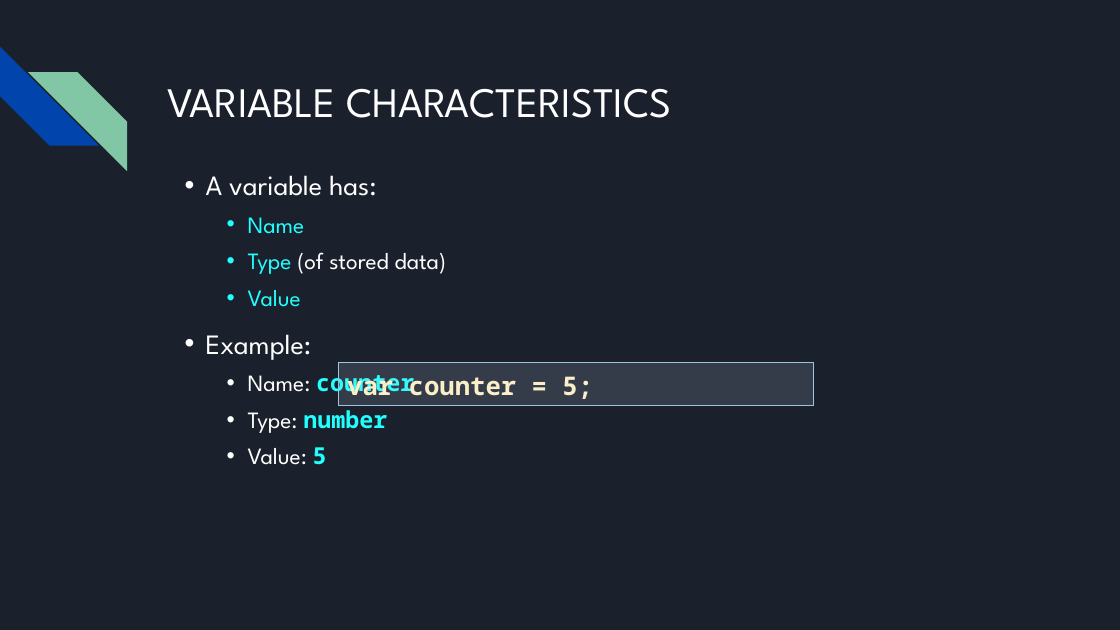
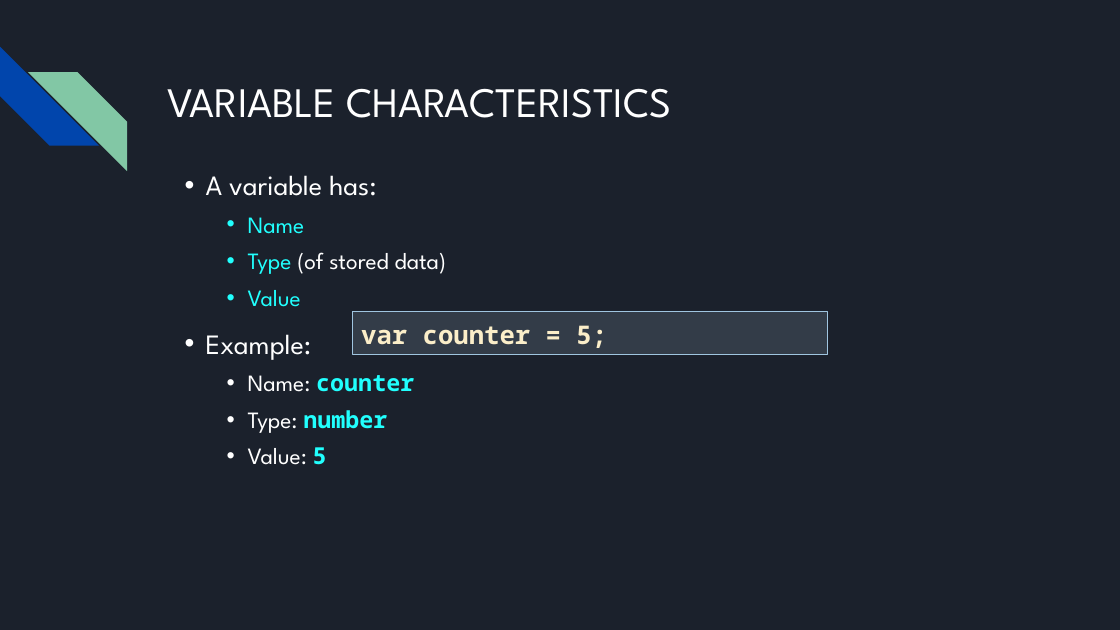
Before and after one commit to bulhard/Javascript-Programming-2022, a slide deck: slide 22 of Presentations/04 JavaScript syntax - Presentation.pptx (slide 18 before the commit). Drawn at 1120x630 pixels with LibreOffice and Linux fonts; fonts in the diff are those of the drawing. Boxes give left, top, right and bottom in pixels: in the first picture for what was removed or moved away, otherwise in the second. Text is boxed around its words. In the diff, an @@ line names an element or a change of style, - is before the commit and + after.

```diff
--- a/Presentations/04 JavaScript syntax - Presentation.pptx
+++ b/Presentations/04 JavaScript syntax - Presentation.pptx
@@ rectangle "var counter = 5;": place and size @@
-rectangle "var counter = 5;" at <box>339,362,813,405</box>
+rectangle "var counter = 5;" at <box>353,312,828,355</box>
```
Also in this commit, not shown: 8 other slides changed, 4 slides added.
